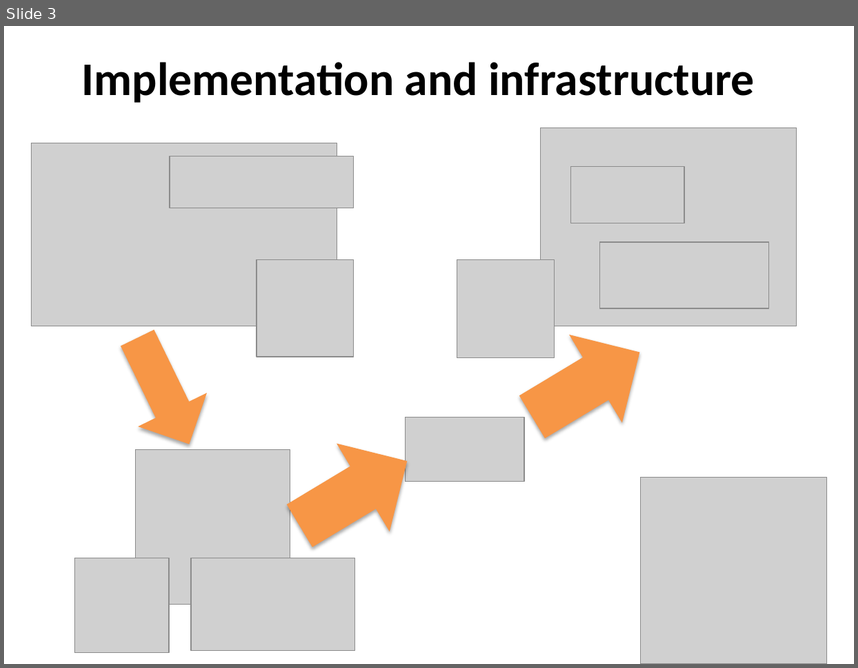
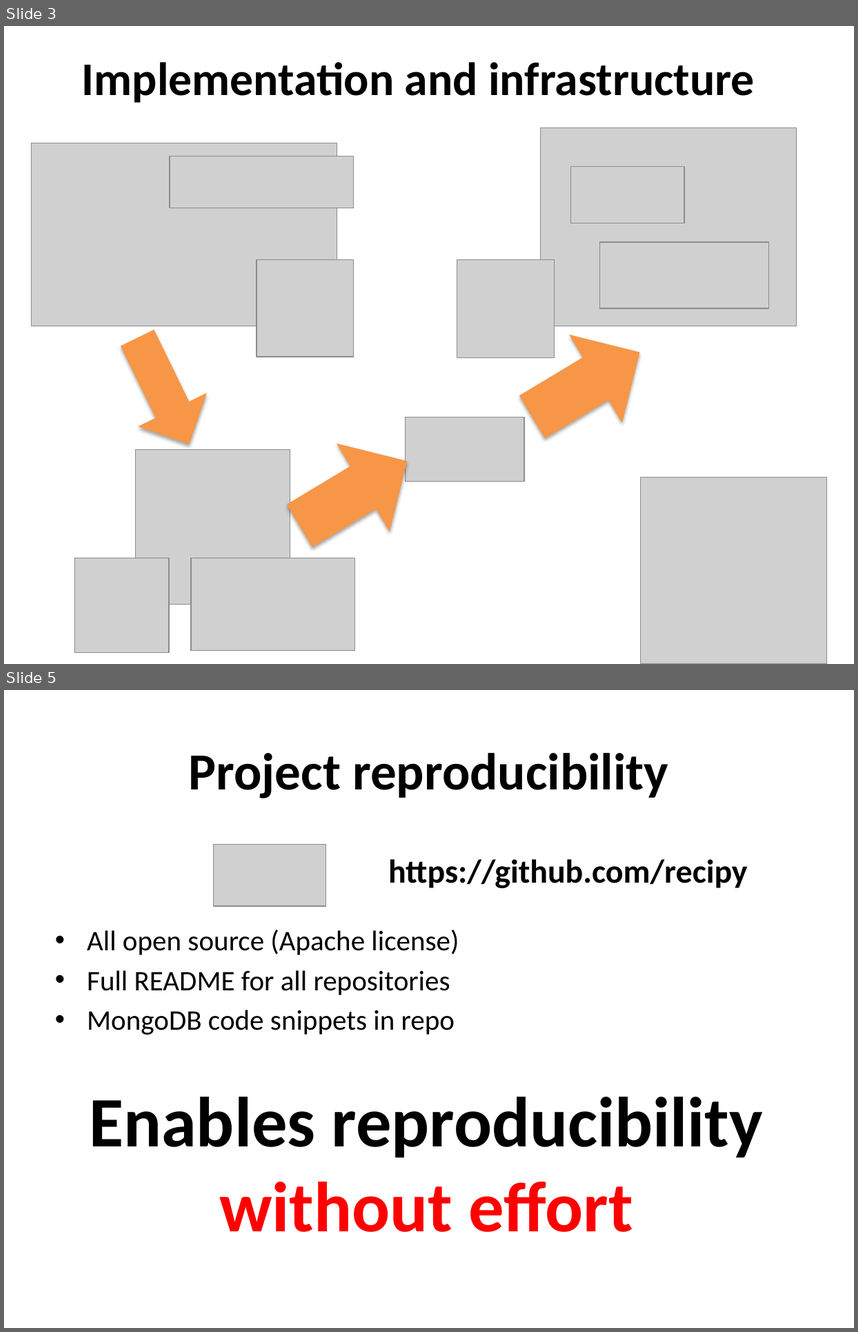
Before and after one commit to recipy/RecipyPres, a slide deck: RecipyPresentation.pptx. Shown one above the other, each under a label of ours: slide 3 before the commit, slides 3 and 5 after it; the slides between them are not shown. The pictures are 858x668 and 858x1332 pixels, drawn with LibreOffice and Linux fonts; fonts in the diff are those of the drawing; grey boxes stand for pictures. Boxes give left, top, right and bottom in pixels: in the first picture for what was removed or moved away, otherwise in the second. Text is boxed around its words. In the diff, an @@ line names an element or a change of style, - is before the commit and + after.

Commit message:
More stuff added

```diff
--- a/RecipyPresentation.pptx
+++ b/RecipyPresentation.pptx
@@ slide 5 added at (4,690,854,1328), background #FFFFFF @@
@@ title added at (188,753,668,798), 44 pt, text #000000, bold @@
+Project reproducibility
@@ picture added at (213,844,326,906) @@
@@ text added at (388,859,748,888), 28 pt, text #000000, bold @@
+https://github.com/recipy
@@ text added at (87,929,459,1034), 24 pt, text #000000 @@
+• All open source (Apache license)
+• Full README for all repositories
+• MongoDB code snippets in repo
@@ text added at (89,1096,763,1232), 60 pt, text #000000, bold @@
+Enables reproducibility without effort
```
Also in this commit, not shown: 1 slide changed, 1 other slide added, 1 slide removed.
